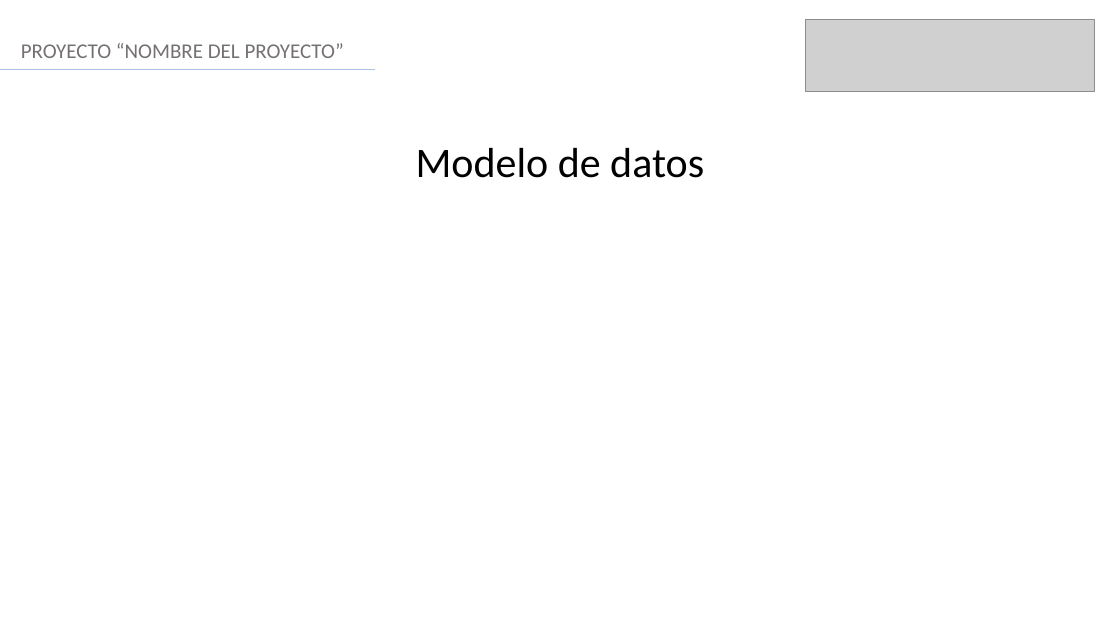
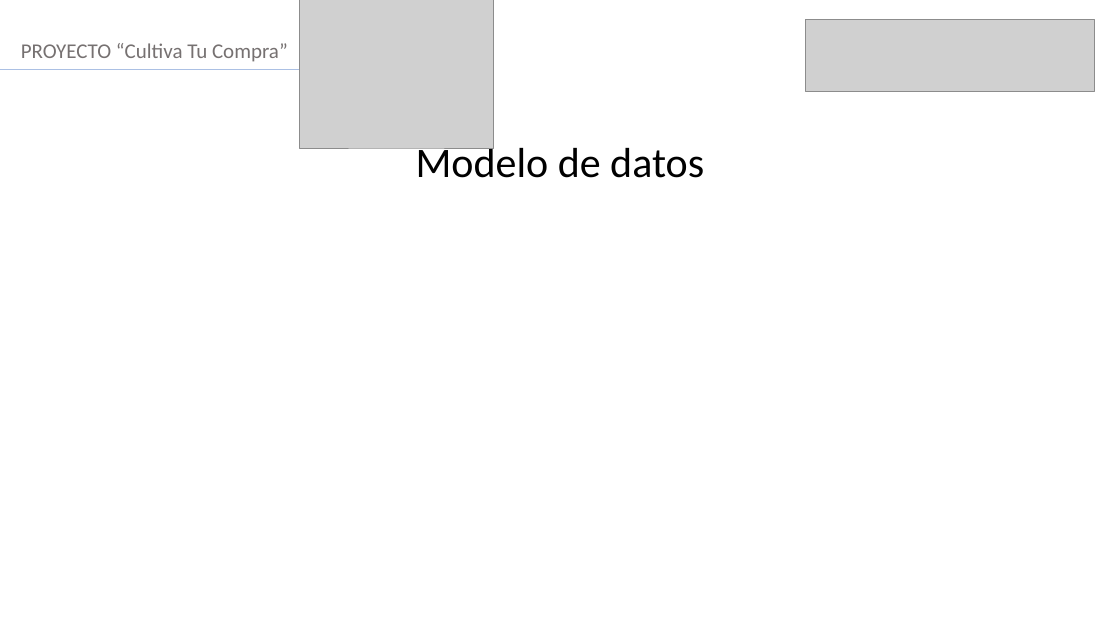
Before and after one commit to VichRo2005/cultiva_tu_compra, a slide deck: slide 10 of Fase 3/Evidencias Grupales/Formato Presentación final.pptx (slide 9 before the commit). Drawn at 1120x630 pixels with LibreOffice and Linux fonts; fonts in the diff are those of the drawing; grey boxes stand for pictures. Boxes give left, top, right and bottom in pixels: in the first picture for what was removed or moved away, otherwise in the second. Text is boxed around its words. In the diff, an @@ line names an element or a change of style, - is before the commit and + after.

```diff
--- a/Fase 3/Evidencias Grupales/Formato Presentación final.pptx
+++ b/Fase 3/Evidencias Grupales/Formato Presentación final.pptx
@@ picture added at box(299, 0, 493, 148) @@
@@ text at box(21, 43, 288, 62): text changed @@
-PROYECTO “NOMBRE DEL PROYECTO”
+PROYECTO “Cultiva Tu Compra”
```
Also in this commit, not shown: 9 other slides changed, 1 slide added.
